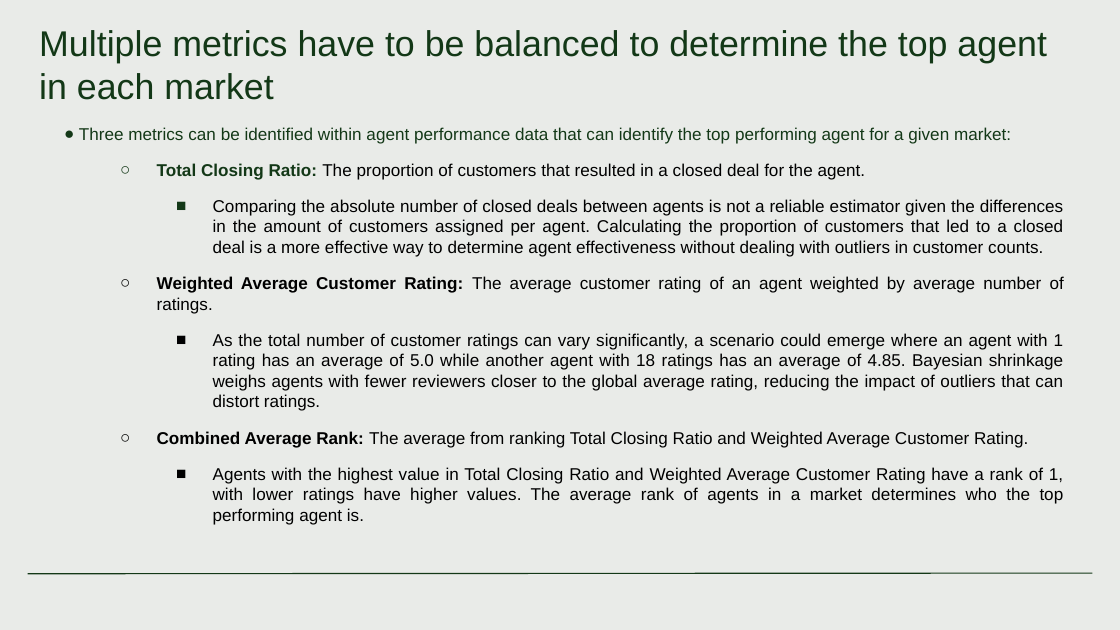
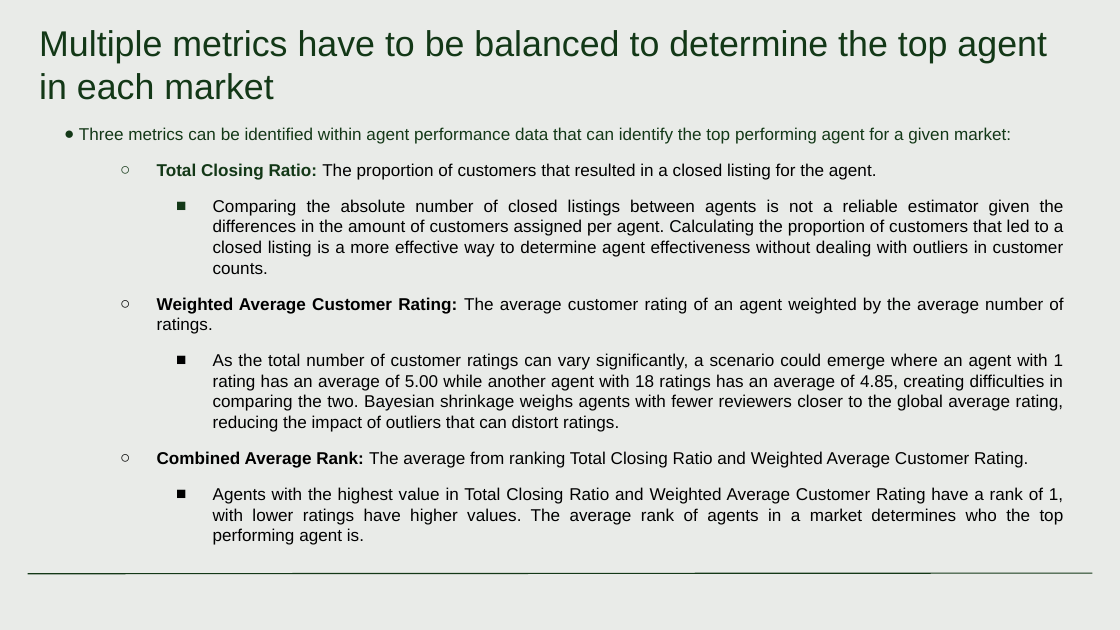
Before and after one commit to Magister774/Clever-Assessment, a slide deck: slide 7 of Smiley Real Estate - Sales Performance Analysis.pptx. Drawn at 1120x630 pixels with LibreOffice and Linux fonts; fonts in the diff are those of the drawing. Boxes give left, top, right and bottom in pixels: in the first picture for what was removed or moved away, otherwise in the second. Text is boxed around its words. In the diff, an @@ line names an element or a change of style, - is before the commit and + after.

```diff
--- a/Smiley Real Estate - Sales Performance Analysis.pptx
+++ b/Smiley Real Estate - Sales Performance Analysis.pptx
@@ text at <box>157,163,1064,432</box>: text changed @@
-  ○ Total Closing Ratio: The proportion of customers that resulted in a closed deal for the agent.
-    ■ Comparing the absolute number of closed deals between agents is not a reliable estimator given the differences in the amount of customers assigned per agent. Calculating the proportion of customers that led to a closed deal is a more effective way to determine agent effectiveness without dealing with outliers in customer counts.
-  ○ Weighted Average Customer Rating: The average customer rating of an agent weighted by average number of ratings.
-    ■ As the total number of customer ratings can vary significantly, a scenario could emerge where an agent with 1 rating has an average of 5.0 while another agent with 18 ratings has an average of 4.85. Bayesian shrinkage weighs agents with fewer reviewers closer to the global average rating, reducing the impact of outliers that can distort ratings.
+  ○ Total Closing Ratio: The proportion of customers that resulted in a closed listing for the agent.
+    ■ Comparing the absolute number of closed listings between agents is not a reliable estimator given the differences in the amount of customers assigned per agent. Calculating the proportion of customers that led to a closed listing is a more effective way to determine agent effectiveness without dealing with outliers in customer counts.
+  ○ Weighted Average Customer Rating: The average customer rating of an agent weighted by the average number of ratings.
+    ■ As the total number of customer ratings can vary significantly, a scenario could emerge where an agent with 1 rating has an average of 5.00 while another agent with 18 ratings has an average of 4.85, creating difficulties in comparing the two. Bayesian shrinkage weighs agents with fewer reviewers closer to the global average rating, reducing the impact of outliers that can distort ratings.
```
Also in this commit, not shown: 5 other slides changed.
